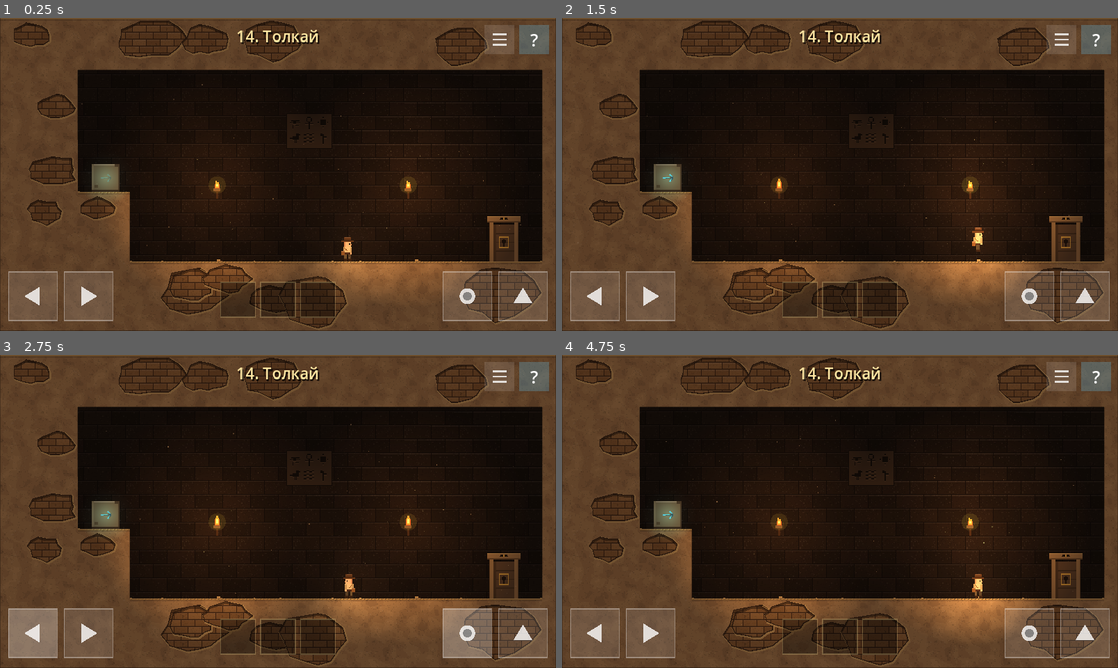
Above: before the commit, frames 1-4 (two rows, left to right).
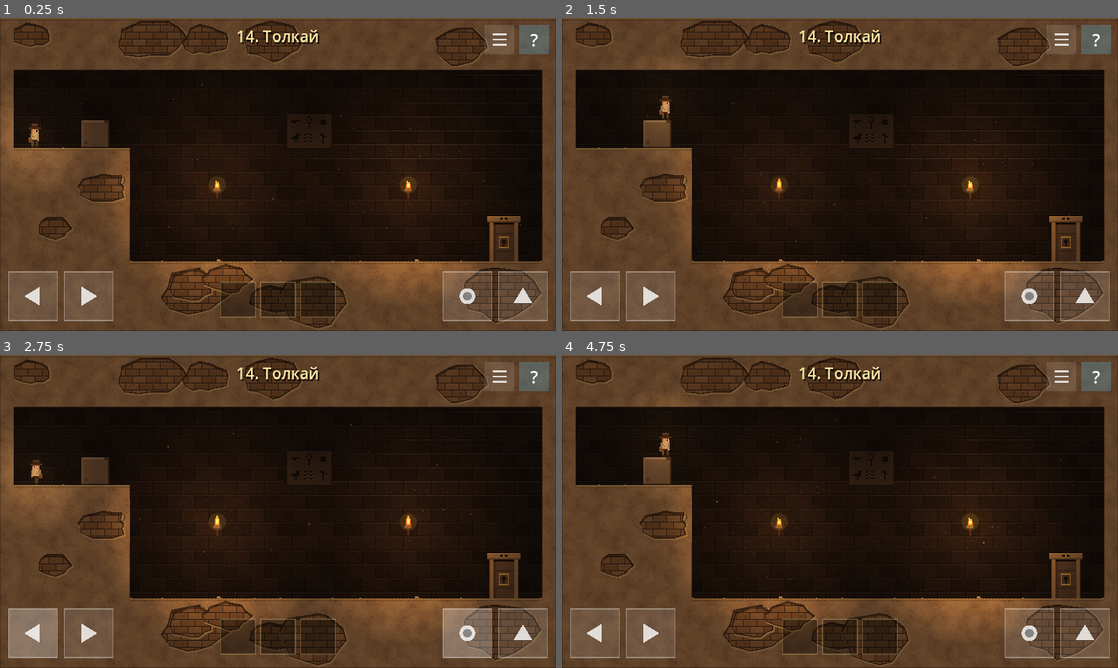
Above: after the commit, the same moments.

Repository: mrvadimjuravlev/mygame
Game: Godot game, scene res://levels/level_14.tscn
Same seed, same stepped clock (60 frames per second), same inputs: the game is played once before the commit and once after it. This scene is started directly instead of the project's main scene.
Inputs (mouse positions are in pixels of both pictures, inside the frame that each line leads up to):
- Up to frame 1 (0.25 s): no input
- Up to frame 2 (1.5 s): tap Enter at 0.5 s; move the mouse to (962, 158) at 0.52 s; hold Right (move_right) 0.53-1.25 s; hold E (action) 0.53-1.25 s; click (962, 158) at 0.67 s; tap Space (jump) at 0.77, 1.07 s; drag from (728, 190) to (600, 183) at 1.27 s
- Up to frame 3 (2.75 s): move the mouse to (333, 442) at 2.02 s; hold Left (move_left) from 2.03 s (still down); hold E (action) from 2.03 s (still down)
- Up to frame 4 (4.75 s): release Left (move_left) at 2.75 s; release E (action) at 2.75 s; drag from (812, 574) to (667, 511) at 2.77 s; move the mouse to (1006, 558) at 3.52 s; hold Right (move_right) 3.53-4.25 s; hold E (action) 3.53-4.25 s; tap Space (jump) at 3.77, 4.07 s; drag from (673, 464) to (778, 530) at 4.27 s

The runs differ from the first frame. In frame 1, 7.3% of the frame differs, in the area x 0-70%, y 16-88%; in frame 2, 6.0%; in frame 3, 7.3%; in frame 4, 6.4%.

Commit message:
Level 14: hero pushes the stone off the ledge himself; secret cache inside the ledge
Co-Authored-By: Claude Opus 5.5 (1M context) <noreply@anthropic.com>
Claude-Session: https://claude.ai/code/session_01Grf5WdcuQYwuX1MMBXvSiC

Diff:
--- a/levels/level_14.tscn
+++ b/levels/level_14.tscn
@@ -1,20 +1,20 @@
 [gd_scene load_steps=10 format=3]
 
-[ext_resource type="Script" path="res://scripts/level.gd" id="1_pe48a"]
-[ext_resource type="Script" path="res://scripts/solid.gd" id="2_bham5"]
-[ext_resource type="Script" path="res://scripts/push_stone.gd" id="3_ouens"]
-[ext_resource type="Script" path="res://scripts/key_item.gd" id="4_065sf"]
-[ext_resource type="Script" path="res://scripts/false_wall.gd" id="5_7wf8n"]
-[ext_resource type="Script" path="res://scripts/exit_door.gd" id="6_2hu02"]
-[ext_resource type="Script" path="res://scripts/torch.gd" id="7_kh0gt"]
-[ext_resource type="Script" path="res://scripts/glyphs.gd" id="8_18rjn"]
-[ext_resource type="Script" path="res://scripts/hero.gd" id="9_a46q8"]
+[ext_resource type="Script" path="res://scripts/level.gd" id="1_336go"]
+[ext_resource type="Script" path="res://scripts/solid.gd" id="2_l2nes"]
+[ext_resource type="Script" path="res://scripts/push_stone.gd" id="3_s6kjg"]
+[ext_resource type="Script" path="res://scripts/key_item.gd" id="4_uenq4"]
+[ext_resource type="Script" path="res://scripts/false_wall.gd" id="5_636c8"]
+[ext_resource type="Script" path="res://scripts/exit_door.gd" id="6_7t36m"]
+[ext_resource type="Script" path="res://scripts/torch.gd" id="7_eawtt"]
+[ext_resource type="Script" path="res://scripts/glyphs.gd" id="8_wwfow"]
+[ext_resource type="Script" path="res://scripts/hero.gd" id="9_f4cd4"]
 
 [node name="Level14" type="Node2D"]
-script = ExtResource("1_pe48a")
+script = ExtResource("1_336go")
 level_number = 14
 slogan = "Толкай"
-hints = PackedStringArray("Наверх не допрыгнуть. Но камень может помочь.", "Тронь камень на уступе пальцем — он упадёт. Камень можно толкать, упираясь в него.", "Сбрось камень, подтолкни его к уступу, залезь на камень и прыгни на уступ. В стене слева откроется ход, там ключ.")
+hints = PackedStringArray("Камень можно толкать.", "Столкни камень с уступа. В самом уступе есть тайник, но вход в него высоко.", "Подтолкни камень к уступу, залезь на него и прыгни влево в стену уступа: там потайной ход и ключ.")
 tutorial_button = ""
 level_width = 640.0
 level_height = 360.0
@@ -29,75 +29,81 @@
 polygon = PackedVector2Array(0, 0, 640, 0, 640, 360, 0, 360)
 
 [node name="Solid1" type="StaticBody2D" parent="."]
-script = ExtResource("2_bham5")
+script = ExtResource("2_l2nes")
 polygon = PackedVector2Array(0, 280, 640, 280, 640, 360, 0, 360)
 color = Color(0.541176, 0.415686, 0.262745, 1)
 
 [node name="Solid2" type="StaticBody2D" parent="."]
-script = ExtResource("2_bham5")
+script = ExtResource("2_l2nes")
 polygon = PackedVector2Array(0, 0, 640, 0, 640, 60, 0, 60)
 color = Color(0.541176, 0.415686, 0.262745, 1)
 
 [node name="Solid3" type="StaticBody2D" parent="."]
-script = ExtResource("2_bham5")
+script = ExtResource("2_l2nes")
 polygon = PackedVector2Array(0, 0, 16, 0, 16, 360, 0, 360)
 color = Color(0.541176, 0.415686, 0.262745, 1)
 
 [node name="Solid4" type="StaticBody2D" parent="."]
-script = ExtResource("2_bham5")
+script = ExtResource("2_l2nes")
 polygon = PackedVector2Array(624, 0, 640, 0, 640, 360, 624, 360)
 color = Color(0.541176, 0.415686, 0.262745, 1)
 
 [node name="Solid5" type="StaticBody2D" parent="."]
-script = ExtResource("2_bham5")
-polygon = PackedVector2Array(16, 200, 150, 200, 150, 280, 16, 280)
+script = ExtResource("2_l2nes")
+polygon = PackedVector2Array(16, 150, 150, 150, 150, 166, 16, 166)
 color = Color(0.541176, 0.415686, 0.262745, 1)
 
 [node name="Solid6" type="StaticBody2D" parent="."]
-script = ExtResource("2_bham5")
-polygon = PackedVector2Array(16, 60, 90, 60, 90, 140, 16, 140)
+script = ExtResource("2_l2nes")
+polygon = PackedVector2Array(16, 166, 70, 166, 70, 214, 16, 214)
+color = Color(0.541176, 0.415686, 0.262745, 1)
+
+[node name="Solid7" type="StaticBody2D" parent="."]
+script = ExtResource("2_l2nes")
+polygon = PackedVector2Array(16, 214, 150, 214, 150, 280, 16, 280)
 color = Color(0.541176, 0.415686, 0.262745, 1)
 
 [node name="Stone" type="CharacterBody2D" parent="."]
-position = Vector2(122, 200)
-script = ExtResource("3_ouens")
+position = Vector2(110, 150)
+script = ExtResource("3_s6kjg")
 size = Vector2(32, 32)
 nudge_dir = 1.0
+hand_nudge = false
 
 [node name="Key" type="Area2D" parent="."]
-position = Vector2(46, 200)
-script = ExtResource("4_065sf")
+position = Vector2(96, 214)
+script = ExtResource("4_uenq4")
 
 [node name="FalseWall" type="Node2D" parent="."]
-position = Vector2(16, 140)
-script = ExtResource("5_7wf8n")
-size = Vector2(74, 60)
-sensor = Rect2(80, 20, 54, 40)
-crack_at = Vector2(66, 34)
+position = Vector2(70, 166)
+script = ExtResource("5_636c8")
+size = Vector2(80, 48)
+sensor = Rect2(56, 0, 24, 48)
+crack_at = Vector2(72, 24)
 
 [node name="Exit" type="Area2D" parent="."]
 position = Vector2(580, 280)
-script = ExtResource("6_2hu02")
+script = ExtResource("6_7t36m")
 start_open = false
 needs_key = true
 upside_down = false
 
 [node name="Torch250_200" type="Area2D" parent="."]
 position = Vector2(250, 200)
-script = ExtResource("7_kh0gt")
+script = ExtResource("7_eawtt")
 start_lit = true
 
 [node name="Torch470_200" type="Area2D" parent="."]
 position = Vector2(470, 200)
-script = ExtResource("7_kh0gt")
+script = ExtResource("7_eawtt")
 start_lit = true
 
 [node name="Glyphs1" type="Node2D" parent="."]
 position = Vector2(330, 110)
-script = ExtResource("8_18rjn")
+script = ExtResource("8_wwfow")
 columns = 3
 signs = PackedStringArray("eye", "ankh", "sun", "bird", "wave", "reed")
 
 [node name="Hero" type="CharacterBody2D" parent="."]
-position = Vector2(400, 280)
-script = ExtResource("9_a46q8")
+position = Vector2(40, 150)
+script = ExtResource("9_f4cd4")
--- a/scripts/push_stone.gd
+++ b/scripts/push_stone.gd
@@ -1,7 +1,7 @@
 @tool
 extends CharacterBody2D
 ## Каменный блок. Герой толкает его, упираясь сбоку; на него можно залезть.
-## Пока на камне горит голубая руна, его можно толкнуть пальцем (касание) — так его сбрасывают с уступа.
+## Если hand_nudge включён, на камне горит голубая руна и его можно толкнуть пальцем (касание).
 ## Начало координат — середина нижней грани.
 
 const RUNE_COLOR := Color("5fd3ff")
@@ -15,6 +15,11 @@
 		queue_redraw()
 ## Куда толкает касание пальца: 1 — вправо, -1 — влево.
 @export var nudge_dir := 1.0
+## Камень с руной: его можно толкнуть пальцем.
+@export var hand_nudge := false:
+	set(value):
+		hand_nudge = value
+		queue_redraw()
 
 var hand_used := false
 var _push := 0.0
@@ -25,14 +30,17 @@
 func _ready() -> void:
 	if Engine.is_editor_hint():
 		return
-	add_to_group("rune")
 	add_to_group("pushable")
+	if hand_nudge:
+		add_to_group("rune")
 	var shape := CollisionShape2D.new()
 	var rect := RectangleShape2D.new()
 	rect.size = size
 	shape.shape = rect
 	shape.position = Vector2(0, -size.y / 2)
 	add_child(shape)
+	if not hand_nudge:
+		return
 	# Руна чуть светится в полумраке, пока камень ждёт пальца.
 	_glow = PointLight2D.new()
 	_glow.texture = preload("res://scripts/art.gd").light_texture()
@@ -97,7 +105,7 @@
 	# Сколы по углам.
 	draw_rect(Rect2(r.position + Vector2(size.x - 6, 0), Vector2(6, 3)), Color("5e4630"))
 	draw_rect(Rect2(r.position + Vector2(3, size.y - 8), Vector2(4, 3)), Color("6e5236"))
-	if not hand_used and not Engine.is_editor_hint():
+	if hand_nudge and not hand_used and not Engine.is_editor_hint():
 		var c := r.get_center()
 		var glow := 0.55 + 0.35 * sin(Time.get_ticks_msec() / 300.0)
 		var col := Color(RUNE_COLOR, glow)
@@ -105,5 +113,5 @@
 		draw_line(c + Vector2(-6 * d, 0), c + Vector2(6 * d, 0), col, 2.0)
 		draw_line(c + Vector2(2 * d, -4), c + Vector2(6 * d, 0), col, 2.0)
 		draw_line(c + Vector2(2 * d, 4), c + Vector2(6 * d, 0), col, 2.0)
-	elif Engine.is_editor_hint():
+	elif hand_nudge and Engine.is_editor_hint():
 		draw_rect(r, Color(RUNE_COLOR, 0.6), false, 1.0)
--- a/tools/autoplay.gd
+++ b/tools/autoplay.gd
@@ -270,15 +270,21 @@
 
 func _solve_14() -> void:
 	var stone: Node2D = current_scene.get_node("Stone")
-	await _tap(stone.global_position + Vector2(0, -16))
-	await _frames(70)
+	await _walk_to(147.0)  # толкает камень с уступа
+	await _frames(40)
 	print("  камень сброшен: ", stone.global_position)
-	await _walk_to(190.0)  # толкает камень влево до уступа
+	# Спрыгнул; если оказался слева от камня или на нём — перепрыгивает на правую сторону.
+	await _walk_to(stone.global_position.x + 30.0)
+	for k in 3:
+		if _hero().global_position.x > stone.global_position.x + 22.0 and _hero().global_position.y > 270.0:
+			break
+		await _hop("move_right")
+	await _walk_to(188.0)  # толкает камень влево до уступа
 	print("  камень у уступа: ", stone.global_position)
 	await _hop("move_left")  # на камень
-	await _hop("move_left")  # с камня на уступ — открывается тайник
-	print("  на уступе: ", _hero().global_position, " тайник открыт: ", current_scene.get_node("FalseWall").opened)
-	await _walk_to(46.0)
+	await _hop("move_left")  # с камня в проём в стене уступа
+	print("  в тайнике: ", _hero().global_position, " ход открыт: ", current_scene.get_node("FalseWall").opened)
+	await _walk_to(96.0)
 	print("  ключ у героя: ", _hero().has_key)
 	await _walk_to(580.0)
 
--- a/tools/build_levels.gd
+++ b/tools/build_levels.gd
@@ -326,26 +326,28 @@
 
 
 func _level_14() -> void:
-	_begin(14, "Толкай", 640, "", ["Наверх не допрыгнуть. Но камень может помочь.", "Тронь камень на уступе пальцем — он упадёт. Камень можно толкать, упираясь в него.", "Сбрось камень, подтолкни его к уступу, залезь на камень и прыгни на уступ. В стене слева откроется ход, там ключ."])
+	_begin(14, "Толкай", 640, "", ["Камень можно толкать.", "Столкни камень с уступа. В самом уступе есть тайник, но вход в него высоко.", "Подтолкни камень к уступу, залезь на него и прыгни влево в стену уступа: там потайной ход и ключ."])
 	_back(640)
 	_box(0, 280, 640, 360)       # пол
 	_box(0, 0, 640, 60)          # потолок
 	_box(0, 0, 16, 360)
 	_box(624, 0, 640, 360)
-	_box(16, 200, 150, 280)      # высокий уступ: с пола не допрыгнуть
-	_box(16, 60, 90, 140)        # толща стены над тайником
-	var stone := _add("Stone", CharacterBody2D.new(), "push_stone.gd", Vector2(122, 200))
+	# Высокий уступ, внутри него тайник; вход в тайник с пола не достать.
+	_box(16, 150, 150, 166)      # верх уступа
+	_box(16, 166, 70, 214)       # задняя стенка тайника
+	_box(16, 214, 150, 280)      # основание уступа и пол тайника
+	var stone := _add("Stone", CharacterBody2D.new(), "push_stone.gd", Vector2(110, 150))
 	stone.size = Vector2(32, 32)
-	_add("Key", Area2D.new(), "key_item.gd", Vector2(46, 200))  # ключ в тайнике
-	# Ложная стена закрывает тайник; открывается, когда герой запрыгивает на уступ.
-	var wall := _add("FalseWall", Node2D.new(), "false_wall.gd", Vector2(16, 140))
-	wall.size = Vector2(74, 60)
-	wall.sensor = Rect2(80, 20, 54, 40)
-	wall.crack_at = Vector2(66, 34)
+	_add("Key", Area2D.new(), "key_item.gd", Vector2(96, 214))  # ключ в тайнике
+	# Ложная стена закрывает тайник; открывается, когда герой влезает в проём.
+	var wall := _add("FalseWall", Node2D.new(), "false_wall.gd", Vector2(70, 166))
+	wall.size = Vector2(80, 48)
+	wall.sensor = Rect2(56, 0, 24, 48)
+	wall.crack_at = Vector2(72, 24)
 	var exit := _exit(580, 280)
 	exit.needs_key = true
 	_decor([[250, 200], [470, 200]], [[330, 110, 3, ["eye", "ankh", "sun", "bird", "wave", "reed"]]], true)
-	_hero(400, 280)
+	_hero(40, 150)
 	_save(14)
 
 
Binary file changed: docs/screenshots/level_14.png
Binary file changed: docs/screenshots/level_14_open.png
Not shown, changed: README.md
Not shown, changed: docs/levels-pyramid.md
